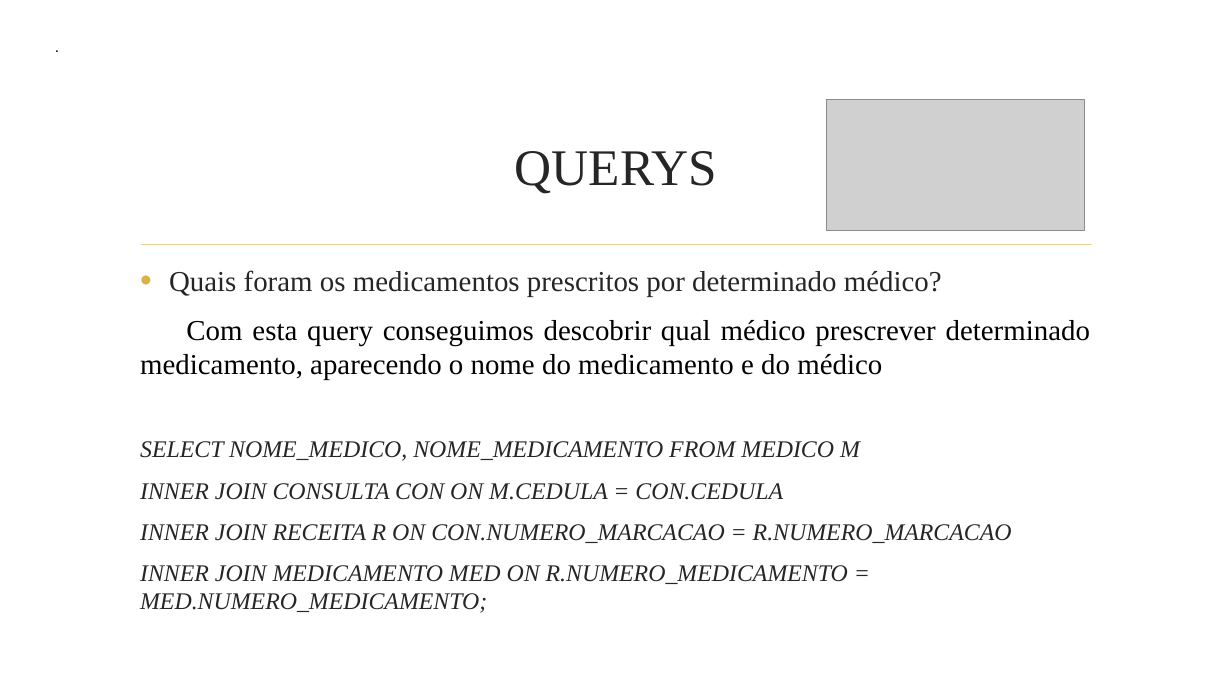
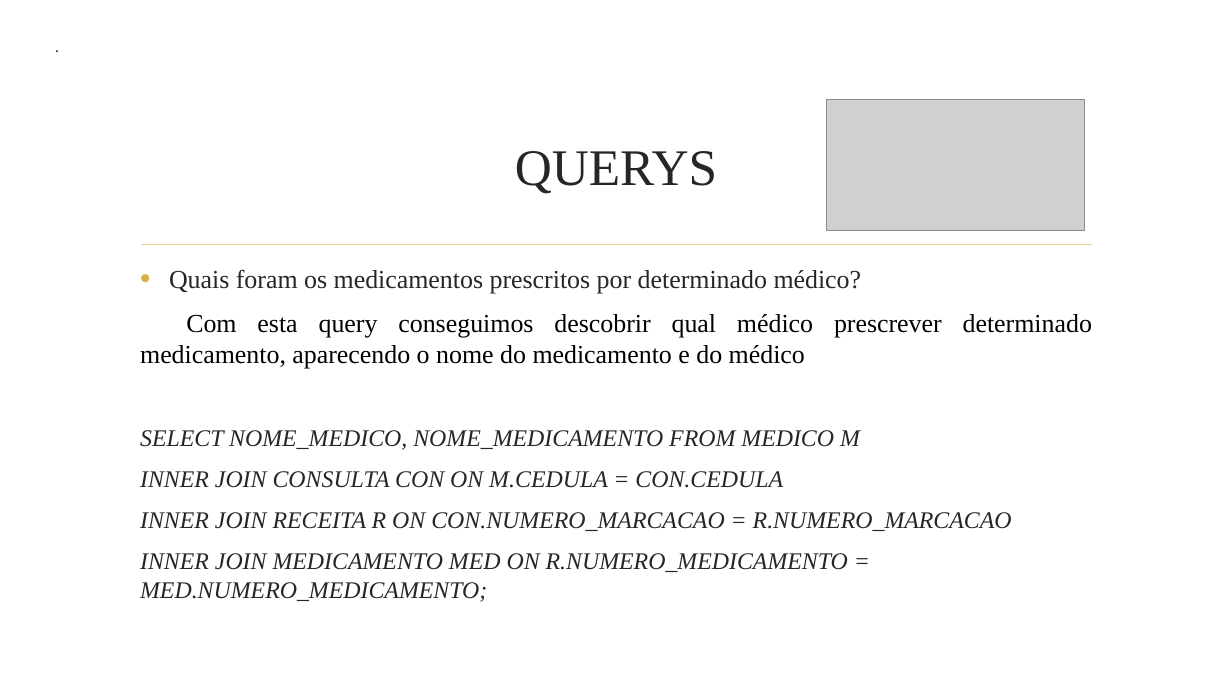
Before and after one commit to marcelo09714/registo-cl-nico-electr-nico-, a slide deck: slide 15 of Apresentação.pptx. Drawn at 1232x693 pixels with LibreOffice and Linux fonts; fonts in the diff are those of the drawing; grey boxes stand for pictures; background and template pictures are left out. Boxes give left, top, right and bottom in pixels: in the first picture for what was removed or moved away, otherwise in the second. Text is boxed around its words. In the diff, an @@ line names an element or a change of style, - is before the commit and + after.

```diff
--- a/Apresentação.pptx
+++ b/Apresentação.pptx
@@ text at (140, 269, 1092, 369): size 22.5 to 20.1 pt in "Quais foram os medicamentos prescritos por determinado ...", "Com esta query conseguimos descobrir qual médico ..." @@
```
Also in this commit, not shown: 1 other file.
